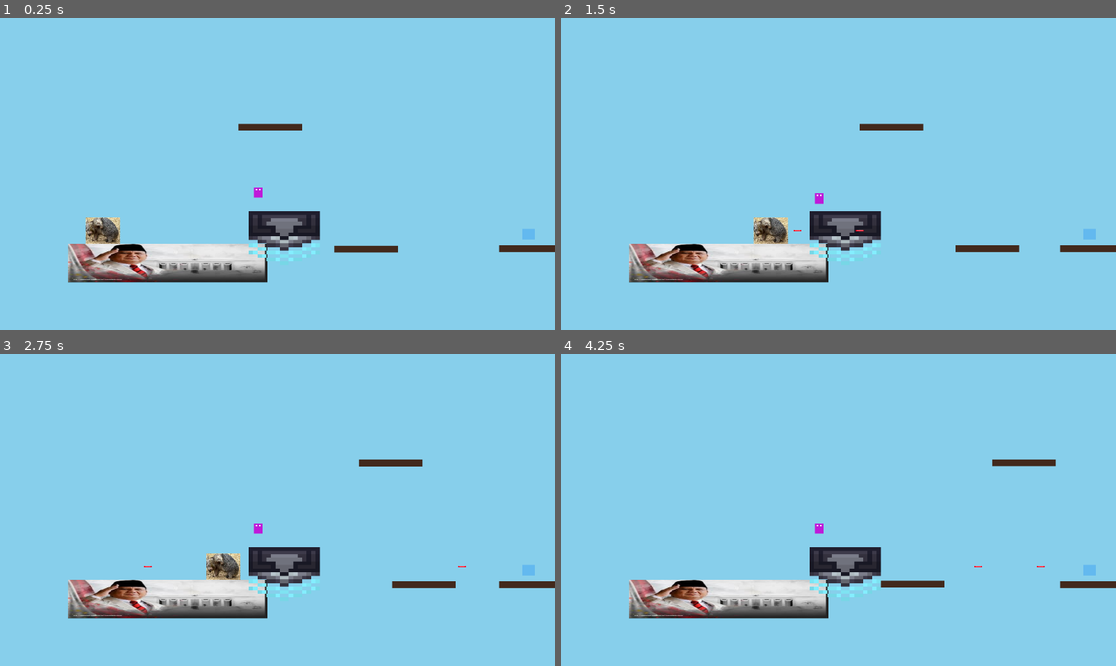
Above: before the commit, frames 1-4 (two rows, left to right).
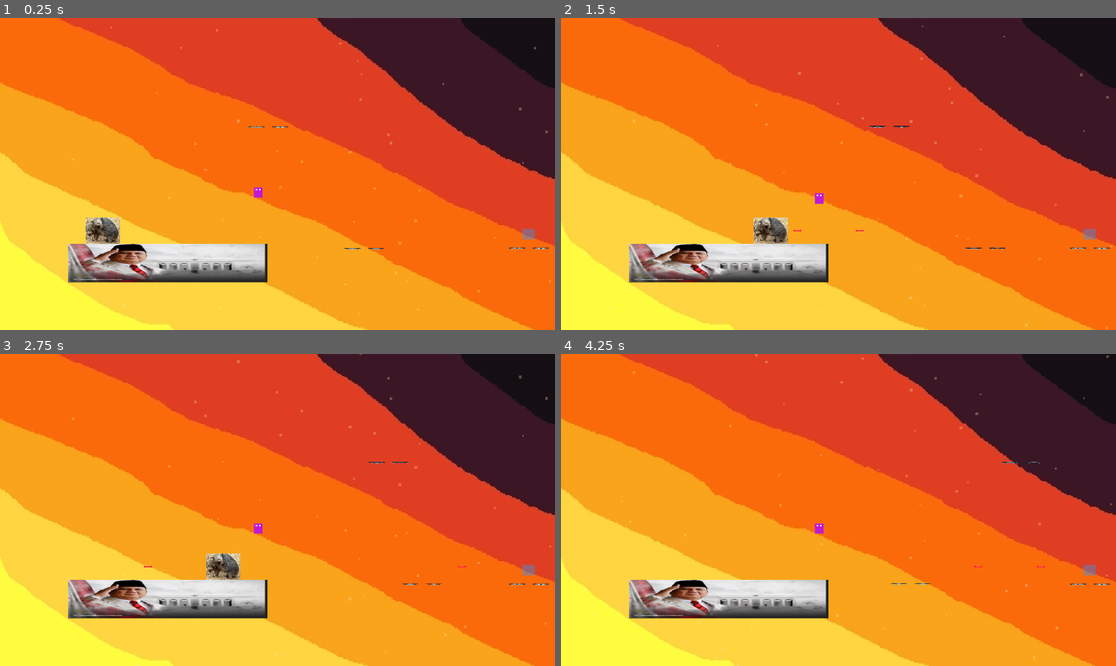
Above: after the commit, the same moments.

Repository: rafiathallah3/Reverse-Poppy
Game: Godot game, scene res://game_manager.tscn
The game is run twice, just before and just after one commit, with the same random seed, the same clock (stepped at 60 frames per second) and the same inputs.
Inputs:
- Up to frame 1 (0.25 s): no input
- Up to frame 2 (1.5 s): tap Enter at 0.5, 0.6 s; hold D (move_right) from 0.53 s (still down); tap Space (jump) at 0.77 s; tap Keypad Enter at 1.35 s
- Up to frame 3 (2.75 s): tap Space (jump) at 1.52 s; release D (move_right) at 2.03 s; hold A (move_left) from 2.03 s (still down); tap Enter at 2.1 s
- Up to frame 4 (4.25 s): release A (move_left) at 2.78 s; hold D (move_right) from 2.78 s (still down); tap Keypad Enter at 2.85 s; tap Space (jump) at 3.02, 3.77 s; tap Enter at 3.6 s

The runs differ from the first frame. In frame 1, 95% of the frame differs, in the area x 0-100%, y 0-100%; in frame 2, 95%; in frame 3, 95%; in frame 4, 95%.

Commit message:
feat: nambahin effect

Diff:
--- a/game_manager.gd
+++ b/game_manager.gd
@@ -6,11 +6,16 @@
 @onready var resume_btn: Button = $TimeUiCanvas/ControlPanel/VBoxContainer/ButtonsRow/ResumeButton
 @onready var activate_btn: Button = $TimeUiCanvas/ControlPanel/VBoxContainer/ButtonsRow/ActivateButton
 
+@onready var bg_sky: TextureRect = get_node_or_null("BackgroundCanvas/SkyBackground")
+@onready var bg_particles: CPUParticles2D = get_node_or_null("BackgroundCanvas/TimeDustParticles")
+@onready var glitch_overlay: ColorRect = get_node_or_null("TimeGlitchCanvas/GlitchOverlay")
+
 var current_slider_offset_ms: float = 0.0
 
 func _ready() -> void:
-	print("Apalaahh")
 	ui_canvas.visible = false
+	if glitch_overlay:
+		glitch_overlay.visible = false
 
 	time_slider.value_changed.connect(_on_slider_value_changed)
 	resume_btn.pressed.connect(_on_resume_pressed)
@@ -23,6 +28,23 @@
 
 	var seconds = value / 1000.0
 	time_label.text = "%.1f sec" % seconds
+
+	# Dynamic Background Sky Modulate
+	if bg_sky:
+		var t = clamp(value / 5000.0, 0.0, 1.0)
+		bg_sky.modulate = Color(1.0, 1.0, 1.0).lerp(Color(0.45, 0.65, 1.0, 1.0), t)
+
+	# Dynamic Background Particles Speed & Direction
+	if bg_particles:
+		if value > 0:
+			bg_particles.speed_scale = -1.0 - (value / 1000.0)
+		else:
+			bg_particles.speed_scale = 1.0
+
+	# Dynamic Fullscreen CRT / Glitch Overlay (scales while active)
+	if glitch_overlay and glitch_overlay.visible:
+		var t = clamp(value / 5000.0, 0.0, 1.0)
+		glitch_overlay.modulate.a = 0.4 + (t * 0.3)
 
 	var objects = get_tree().get_nodes_in_group("rewindable_objects")
 	for obj in objects:
@@ -41,6 +63,15 @@
 			obj.set_paused(false)
 
 	ui_canvas.visible = false
+	if glitch_overlay:
+		glitch_overlay.visible = false
+
+	# Reset background modulations and particles to their normal present-time state on resume
+	if bg_sky:
+		bg_sky.modulate = Color(1.0, 1.0, 1.0, 1.0)
+	if bg_particles:
+		bg_particles.speed_scale = 1.0
+
 
 func on_player_entered_trigger() -> void:
 	Input.mouse_mode = Input.MOUSE_MODE_VISIBLE
@@ -55,3 +86,6 @@
 	time_label.text = "0.0 sec"
 
 	ui_canvas.visible = true
+	if glitch_overlay:
+		glitch_overlay.visible = true
+		glitch_overlay.modulate.a = 0.4
--- a/game_manager.tscn
+++ b/game_manager.tscn
@@ -8,6 +8,8 @@
 [ext_resource type="Script" uid="uid://b1xre1ii15t4r" path="res://scripts/moving_platform.gd" id="5_moving_platform"]
 [ext_resource type="Script" uid="uid://d23ngeoiixwtv" path="res://scripts/time_trigger.gd" id="6_time_trigger"]
 [ext_resource type="Script" uid="uid://r4qq3va5bahb" path="res://scripts/enemy.gd" id="7_enemy"]
+[ext_resource type="Texture2D" uid="uid://c7mkm3e1u35s7" path="res://Sunset Skybox.webp" id="8_skybox"]
+[ext_resource type="Shader" uid="uid://1d3pxypgmoxi" path="res://shaders/time_glitch.gdshader" id="9_shader"]
 
 [sub_resource type="RectangleShape2D" id="RectangleShape2D_eakoi"]
 size = Vector2(160, 133)
@@ -24,33 +26,47 @@
 [sub_resource type="RectangleShape2D" id="RectangleShape2D_enemy"]
 size = Vector2(40, 60)
 
-[sub_resource type="AtlasTexture" id="AtlasTexture_smx3j"]
-atlas = ExtResource("2_o2178")
-region = Rect2(6, 11, 24, 37)
-
-[sub_resource type="AtlasTexture" id="AtlasTexture_o2178"]
-atlas = ExtResource("2_o2178")
-region = Rect2(30, 11, 24, 37)
-
-[sub_resource type="SpriteFrames" id="SpriteFrames_smx3j"]
-animations = [{
-"frames": [{
-"duration": 1.0,
-"texture": SubResource("AtlasTexture_smx3j")
-}, {
-"duration": 1.0,
-"texture": SubResource("AtlasTexture_o2178")
-}],
-"loop": true,
-"name": &"default",
-"speed": 5.0
-}]
+[sub_resource type="ShaderMaterial" id="ShaderMaterial_glitch"]
+shader = ExtResource("9_shader")
+shader_parameter/color_aberration = 0.003
+shader_parameter/scanline_strength = 0.25
+shader_parameter/vignette_strength = 0.4
+shader_parameter/noise_strength = 0.08
 
 [node name="GameManager" type="Node2D" unique_id=323088821]
 position = Vector2(404, 440)
 scale = Vector2(0.44, 0.36)
 script = ExtResource("1_70yv6")
 
+[node name="BackgroundCanvas" type="CanvasLayer" parent="." unique_id=987293817]
+layer = -100
+
+[node name="SkyBackground" type="TextureRect" parent="BackgroundCanvas" unique_id=987293818]
+anchors_preset = 15
+anchor_right = 1.0
+anchor_bottom = 1.0
+grow_horizontal = 2
+grow_vertical = 2
+texture = ExtResource("8_skybox")
+expand_mode = 1
+stretch_mode = 6
+
+[node name="TimeDustParticles" type="CPUParticles2D" parent="BackgroundCanvas" unique_id=987293819]
+position = Vector2(576, 680)
+amount = 60
+lifetime = 12.0
+preprocess = 10.0
+emission_shape = 3
+emission_rect_extents = Vector2(576, 1)
+direction = Vector2(0, -1)
+spread = 0.0
+gravity = Vector2(0, 0)
+initial_velocity_min = 50.0
+initial_velocity_max = 80.0
+scale_amount_min = 3.0
+scale_amount_max = 6.0
+color = Color(1, 0.9, 0.7, 0.3)
+
 [node name="Player (Testing)" type="CharacterBody2D" parent="." unique_id=682974834]
 position = Vector2(-435, -30)
 script = ExtResource("2_d5upp")
@@ -82,12 +98,9 @@
 [node name="BrownPlatform2" type="StaticBody2D" parent="." unique_id=852516101]
 position = Vector2(1586.3638, 108.3333)
 
-[node name="ColorRect" type="ColorRect" parent="BrownPlatform2" unique_id=284255547]
-offset_left = -150.0
-offset_top = -20.0
-offset_right = 150.0
-offset_bottom = 20.0
-color = Color(0.26, 0.16, 0.11, 1)
+[node name="Sprite2D" type="Sprite2D" parent="BrownPlatform2" unique_id=284255547]
+scale = Vector2(4.6875, 0.625)
+texture = ExtResource("2_o2178")
 
 [node name="CollisionShape2D" type="CollisionShape2D" parent="BrownPlatform2" unique_id=1903300646]
 shape = SubResource("RectangleShape2D_brown_platform")
@@ -106,12 +119,9 @@
 point_a = NodePath("../PointA")
 point_b = NodePath("../PointB")
 
-[node name="ColorRect" type="ColorRect" parent="MovingPlatformSystem/MovingPlatform" unique_id=697464067]
-offset_left = -150.0
-offset_top = -20.0
-offset_right = 150.0
-offset_bottom = 20.0
-color = Color(0.26, 0.16, 0.11, 1)
+[node name="Sprite2D" type="Sprite2D" parent="MovingPlatformSystem/MovingPlatform" unique_id=697464067]
+scale = Vector2(4.6875, 0.625)
+texture = ExtResource("2_o2178")
 
 [node name="CollisionShape2D" type="CollisionShape2D" parent="MovingPlatformSystem/MovingPlatform" unique_id=2144006657]
 shape = SubResource("RectangleShape2D_brown_platform")
@@ -130,12 +140,9 @@
 point_a = NodePath("../PointA")
 point_b = NodePath("../PointB")
 
-[node name="ColorRect" type="ColorRect" parent="MovingPlatformSystem2/MovingPlatform" unique_id=47744719]
-offset_left = -150.0
-offset_top = -20.0
-offset_right = 150.0
-offset_bottom = 20.0
-color = Color(0.26, 0.16, 0.11, 1)
+[node name="Sprite2D" type="Sprite2D" parent="MovingPlatformSystem2/MovingPlatform" unique_id=47744719]
+scale = Vector2(4.6875, 0.625)
+texture = ExtResource("2_o2178")
 
 [node name="CollisionShape2D" type="CollisionShape2D" parent="MovingPlatformSystem2/MovingPlatform" unique_id=934626419]
 shape = SubResource("RectangleShape2D_brown_platform")
@@ -236,8 +243,16 @@
 [node name="CollisionShape2D" type="CollisionShape2D" parent="Enemy1" unique_id=785727833]
 shape = SubResource("RectangleShape2D_enemy")
 
-[node name="AnimatedSprite2D" type="AnimatedSprite2D" parent="." unique_id=790929605]
-position = Vector2(422.72723, 47.2222)
-scale = Vector2(21.02273, 20.720722)
-sprite_frames = SubResource("SpriteFrames_smx3j")
-frame_progress = 0.09368736
+[node name="TimeGlitchCanvas" type="CanvasLayer" parent="." unique_id=987293820]
+layer = 10
+
+[node name="GlitchOverlay" type="ColorRect" parent="TimeGlitchCanvas" unique_id=987293821]
+visible = false
+material = SubResource("ShaderMaterial_glitch")
+anchors_preset = 15
+anchor_right = 1.0
+anchor_bottom = 1.0
+grow_horizontal = 2
+grow_vertical = 2
+mouse_filter = 2
+color = Color(1, 1, 1, 0)
--- a/scene/level1.tscn
+++ b/scene/level1.tscn
@@ -1,7 +1,8 @@
-[gd_scene load_steps=5 format=3 uid="uid://ccij7klgautp5"]
+[gd_scene load_steps=6 format=3 uid="uid://ccij7klgautp5"]
 
 [ext_resource type="Script" uid="uid://bcokbjl4mu0lf" path="res://scripts/playerMovement_Testing.gd" id="1_player_script"]
 [ext_resource type="Texture2D" uid="uid://c7mkm3e1u35s7" path="res://Sunset Skybox.webp" id="2_skybox"]
+[ext_resource type="Texture2D" uid="uid://cwwd5310gdmsq" path="res://assets/platform_float.png" id="3_platform_float"]
 
 [sub_resource type="RectangleShape2D" id="RectangleShape2D_platform"]
 size = Vector2(800, 60)
@@ -22,12 +23,9 @@
 [node name="BrownBlackBlock" type="StaticBody2D" parent="."]
 position = Vector2(576, 500)
 
-[node name="ColorRect" type="ColorRect" parent="BrownBlackBlock"]
-offset_left = -400.0
-offset_top = -30.0
-offset_right = 400.0
-offset_bottom = 30.0
-color = Color(0.18, 0.12, 0.08, 1.0)
+[node name="Sprite2D" type="Sprite2D" parent="BrownBlackBlock"]
+scale = Vector2(12.5, 0.9375)
+texture = ExtResource("3_platform_float")
 
 [node name="CollisionShape2D" type="CollisionShape2D" parent="BrownBlackBlock"]
 shape = SubResource("RectangleShape2D_platform")
--- a/scripts/bullet.gd
+++ b/scripts/bullet.gd
@@ -5,28 +5,38 @@
 
 var direction: Vector2 = Vector2.RIGHT
 
+# Time Rewind variables
+var is_paused: bool = false
+var history: Array = []
+var max_history_duration: float = 5.0 # Max history duration to match slider (5 sec)
+var current_recording_time: float = 0.0
+
+var laser_rect: ColorRect
+var laser_core: ColorRect
+
 func _ready() -> void:
 	# Add to groups
 	add_to_group("bullets")
+	add_to_group("rewindable_objects")
 
 	# Create a visual representation: a modern, glowing neon red laser beam
-	var rect = ColorRect.new()
-	rect.color = Color(1.0, 0.0, 0.1, 1.0) # Vivid neon red
-	rect.size = Vector2(36, 10) # Larger size for high visibility
-	rect.position = -rect.size / 2.0 # Center the rect at bullet's position
-	add_child(rect)
+	laser_rect = ColorRect.new()
+	laser_rect.color = Color(1.0, 0.0, 0.1, 1.0) # Vivid neon red
+	laser_rect.size = Vector2(36, 10) # Larger size for high visibility
+	laser_rect.position = -laser_rect.size / 2.0 # Center the rect at bullet's position
+	add_child(laser_rect)
 
 	# Add a subtle inner bright core to make it look extremely premium
-	var core_rect = ColorRect.new()
-	core_rect.color = Color(1.0, 0.9, 0.9, 1.0) # Bright rose-white core
-	core_rect.size = Vector2(28, 4) # Thicker inner core
-	core_rect.position = -core_rect.size / 2.0
-	add_child(core_rect)
+	laser_core = ColorRect.new()
+	laser_core.color = Color(1.0, 0.9, 0.9, 1.0) # Bright rose-white core
+	laser_core.size = Vector2(28, 4) # Thicker inner core
+	laser_core.position = -laser_core.size / 2.0
+	add_child(laser_core)
 
 	# Create a physics collision shape matching the laser dimensions
 	var collision_shape = CollisionShape2D.new()
 	var shape = RectangleShape2D.new()
-	shape.size = rect.size
+	shape.size = laser_rect.size
 	collision_shape.shape = shape
 	add_child(collision_shape)
 
@@ -34,13 +44,29 @@
 	body_entered.connect(_on_body_entered)
 
 func _physics_process(delta: float) -> void:
+	if is_paused:
+		return
+
 	# Move the bullet forward
 	position += direction * speed * delta
+
+	# Record position and lifetime history
+	current_recording_time += delta
+	history.append({
+		"time": current_recording_time,
+		"pos": position,
+		"lifetime": lifetime
+	})
+
+	# Limit history length
+	while history.size() > 0 and (current_recording_time - history[0]["time"]) > max_history_duration:
+		history.remove_at(0)
 
 	# Countdown lifetime and remove if expired
 	lifetime -= delta
 	if lifetime <= 0.0:
 		queue_free()
+
 
 func _on_body_entered(body: Node2D) -> void:
 	# Ignore collisions with the Player or other bullets
@@ -91,3 +117,46 @@
 		var angle = i * TAU / steps
 		points.append(Vector2(cos(angle), sin(angle)) * radius)
 	return points
+
+func set_paused(paused: bool) -> void:
+	is_paused = paused
+	if laser_rect:
+		if paused:
+			laser_rect.color = Color(0.0, 0.8, 1.0, 1.0) # Tint neon cyan when paused/rewinding
+		else:
+			laser_rect.color = Color(1.0, 0.0, 0.1, 1.0) # Restore neon red
+
+func scrub_time(offset_ms: float) -> void:
+	if history.size() == 0:
+		return
+
+	var target_time = current_recording_time - (offset_ms / 1000.0)
+
+	var closest_entry = history[0]
+	var min_diff = abs(closest_entry["time"] - target_time)
+
+	for entry in history:
+		var diff = abs(entry["time"] - target_time)
+		if diff < min_diff:
+			min_diff = diff
+			closest_entry = entry
+
+	position = closest_entry["pos"]
+	lifetime = closest_entry["lifetime"]
+
+func commit_scrubbed_state(offset_ms: float) -> void:
+	if history.size() == 0:
+		return
+
+	var target_time = current_recording_time - (offset_ms / 1000.0)
+
+	var new_history = []
+	for entry in history:
+		if entry["time"] <= target_time:
+			new_history.append(entry)
+
+	history = new_history
+	if history.size() > 0:
+		current_recording_time = history[history.size() - 1]["time"]
+	else:
+		current_recording_time = 0.0
--- a/scripts/time_trigger.gd
+++ b/scripts/time_trigger.gd
@@ -1,10 +1,30 @@
 extends Area2D
+
+var triggered: bool = false
 
 func _ready() -> void:
 	body_entered.connect(_on_body_entered)
 
 func _on_body_entered(body: Node2D) -> void:
+	if triggered:
+		return
+
 	if body.name.contains("Player"):
+		triggered = true
+
+		# Disable physics monitoring immediately to prevent double triggers
+		set_deferred("monitoring", false)
+
+		# Premium imploding fade-out micro-animation of the portal visual
+		var visual = get_node_or_null("PortalVisual")
+		if visual:
+			# Enable centering for the scale tween
+			visual.pivot_offset = visual.size / 2.0
+			var tween = create_tween()
+			tween.tween_property(visual, "modulate:a", 0.0, 0.4)
+			tween.parallel().tween_property(visual, "scale", Vector2(1.6, 1.6), 0.4)
+
+		# Trigger time-reverse state in game manager
 		var game_manager = get_tree().current_scene
 		if game_manager and game_manager.has_method("on_player_entered_trigger"):
 			game_manager.on_player_entered_trigger()
--- /dev/null
+++ b/shaders/time_glitch.gdshader
@@ -0,0 +1,42 @@
+shader_type canvas_item;
+
+uniform sampler2D screen_texture : hint_screen_texture, filter_linear_mipmap;
+uniform float color_aberration : hint_range(0.0, 0.05) = 0.003;
+uniform float scanline_strength : hint_range(0.0, 1.0) = 0.25;
+uniform float vignette_strength : hint_range(0.0, 2.0) = 0.4;
+uniform float noise_strength : hint_range(0.0, 1.0) = 0.08;
+
+// Pseudo-random noise generator
+float rand(vec2 co) {
+    return fract(sin(dot(co.xy, vec2(12.9898, 78.233))) * 43758.5453);
+}
+
+void fragment() {
+    vec2 uv = SCREEN_UV;
+
+    // Chromatic Aberration (color offset)
+    vec2 r_offset = vec2(color_aberration, 0.0);
+    vec2 b_offset = vec2(-color_aberration, 0.0);
+
+    float r = texture(screen_texture, uv + r_offset).r;
+    float g = texture(screen_texture, uv).g;
+    float b = texture(screen_texture, uv + b_offset).b;
+
+    vec3 color = vec3(r, g, b);
+
+    // Fullscreen Noise / Static
+    float noise = rand(uv * TIME) * noise_strength;
+    color += vec3(noise);
+
+    // Vignette
+    float vignette = uv.x * uv.y * (1.0 - uv.x) * (1.0 - uv.y);
+    vignette = clamp(pow(16.0 * vignette, vignette_strength), 0.0, 1.0);
+    color *= vignette;
+
+    // Horizontal Scanlines
+    float scanline = sin(uv.y * 240.0 * 3.14159 * 2.0);
+    scanline = mix(1.0, (scanline + 1.0) * 0.5, scanline_strength);
+    color *= scanline;
+
+    COLOR = vec4(color, 1.0);
+}
--- a/test_ghossan.gd
+++ /dev/null
@@ -1,11 +0,0 @@
-extends Node2D
-
-
-# Called when the node enters the scene tree for the first time.
-func _ready() -> void:
-	pass # Replace with function body.
-
-
-# Called every frame. 'delta' is the elapsed time since the previous frame.
-func _process(delta: float) -> void:
-	pass
Not shown, added: shaders/time_glitch.gdshader.uid
Not shown, removed: test_ghossan.gd.uid
